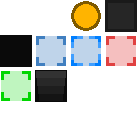
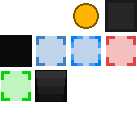
Layers edited between the first and the second 137×137 image:
painted on "Hero" over 71, 1, 101, 31
